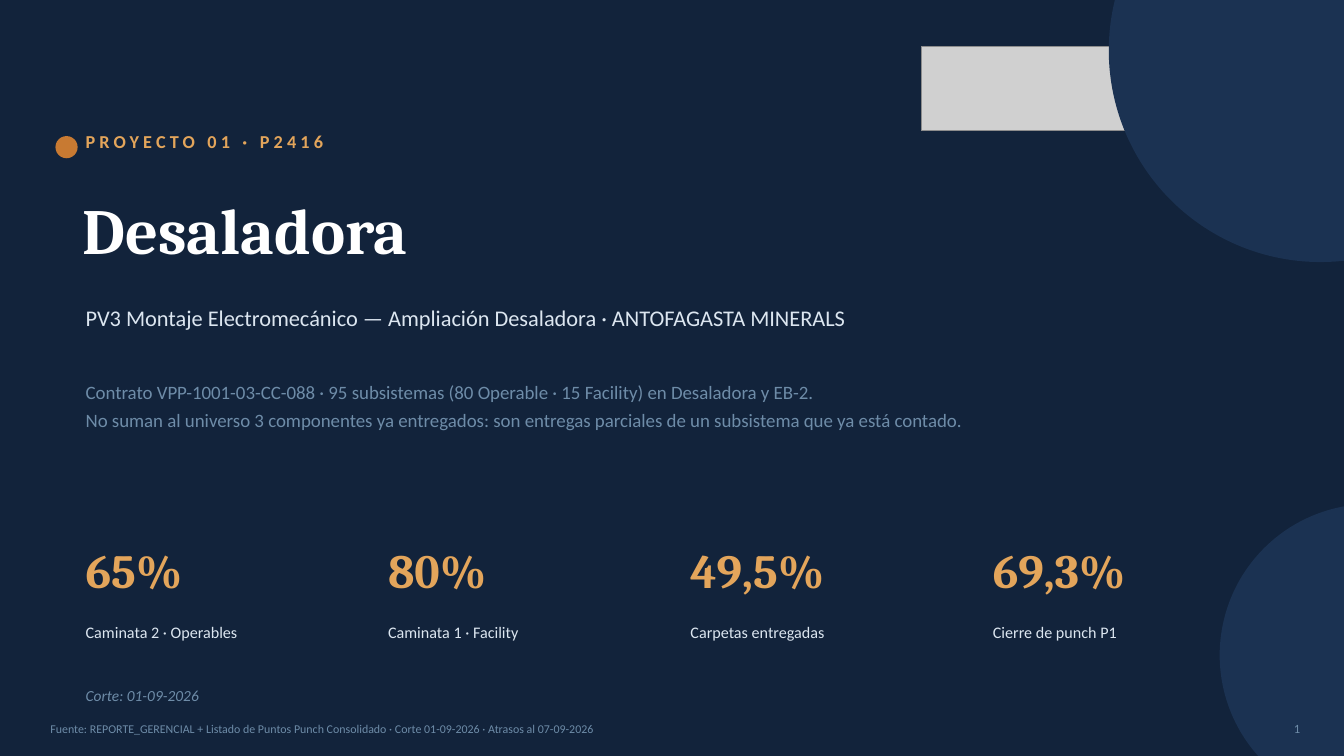
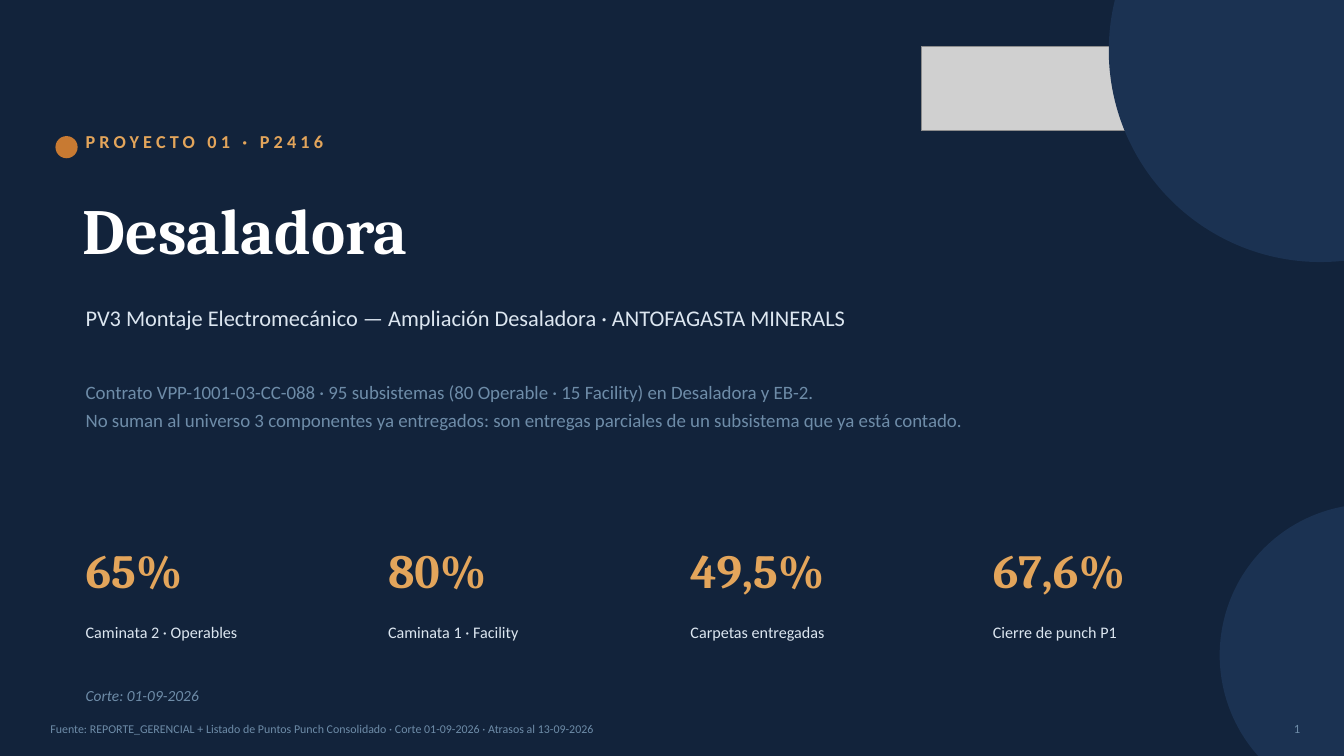
Before and after one commit to tdkvalex/Dashboard-HSEQ, a slide deck: slide 1 of panel_control_TOP_P1/Panel_Control_TOP_P1.pptx. Drawn at 1344x756 pixels with LibreOffice and Linux fonts; fonts in the diff are those of the drawing; grey boxes stand for pictures. Boxes give left, top, right and bottom in pixels: in the first picture for what was removed or moved away, otherwise in the second. Text is boxed around its words. In the diff, an @@ line names an element or a change of style, - is before the commit and + after.

```diff
--- a/panel_control_TOP_P1/Panel_Control_TOP_P1.pptx
+++ b/panel_control_TOP_P1/Panel_Control_TOP_P1.pptx
@@ text at [993,556,1125,595]: text changed @@
-69,3%
+67,6%
@@ text at [50,725,594,735]: text changed @@
-Fuente: REPORTE_GERENCIAL + Listado de Puntos Punch Consolidado · Corte 01-09-2026 · Atrasos al 07-09-2026
+Fuente: REPORTE_GERENCIAL + Listado de Puntos Punch Consolidado · Corte 01-09-2026 · Atrasos al 13-09-2026
```
Also in this commit, not shown: 4 other slides changed, 3 other files.
